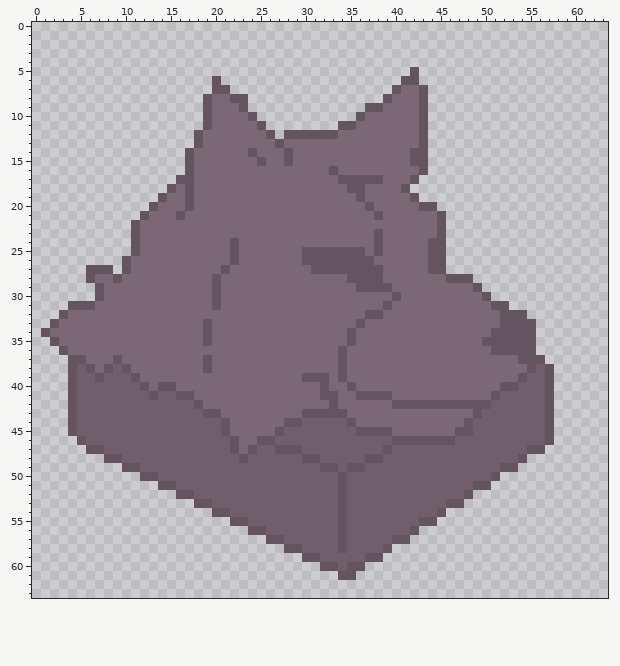
One commit to this pixel-art sprite: CozyAutumnJam_2022/Assets/Art/UI/Card/Icon/PropCard/IconWerewolf_Card.png. Above: the version before the commit.
The file is 64x64 pixels. Colours within 5 levels of each other are drawn and written as one.
The same view after the edit:
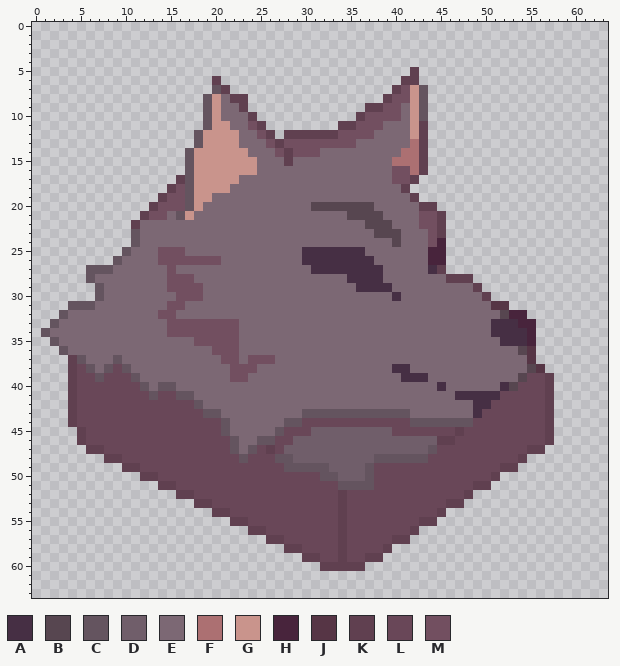
Palette (. is transparent): A #462f44  B #574650  C #64545f  D #705e6a  E #7c6874  F #ac7072  G #c9948c  H #48243c  J #563545  K #604050  L #694758  M #724f60
The exact change:
Changed rows in their new state; - is an unchanged pixel.
first column x 4:
 5 --------------------------------------K---------------
 6 ----------------K--------------------KK---------------
 7 -----------------K------------------KMG---------------
 8 ----------------G-KK---------------KMMG---------------
 9 ----------------G--K-------------KKMM-G---------------
10 ----------------G---K-----------KMMMM-G---------------
11 ----------------GG--MK--------KKMMM---GK--------------
12 ---------------GGGG--MK-KKKKKKMMMM----GK--------------
13 ---------------GGGG---MKMMMMMMMM------FK--------------
14 --------------GGGGGGE--MKMMM---------FFK--------------
15 --------------GGGGGGGE--K-----------FFFK--------------
16 --------------GGGGGGG--------E------MMFK--------------
17 ------------K-GGGGG-----------EEEEE-MMK---------------
18 -----------KM-GGGG-------------EE----K----------------
19 ----------KMM-GG----------------E-----K---------------
20 ---------KMMM-G------------BBBBBBB-----KK-------------
21 --------KMM--G-----------------BBBB----MMK------------
22 -------K-------------------------BBB---MMK------------
23 ----------------------------------BBB---MK------------
24 ------------------E---------------E-B---MH------------
25 ------CE--MMM-----E-------AAAAAAA-E-----HH------------
26 -----CE---MMMMMMM-E-------AAAAAAAA------HH------------
27 -----EE----M-----E---------AAAAAAAA-----AK------------
28 -----E-----MMM--E--------------AAAA-------KKK---------
29 -----------MMMM-E---------------AAAA---------K--------
30 ------------MMM-E-------------------A---------K-------
31 -----------MM---E------------------E-----------JJ-----
32 ----------MM---------------------EE-------------BHH---
33 -----------MMMMMMMM-------------E--------------AAAHH--
34 -----------MMMMMMMM------------E---------------AAAAH--
35 --------------MMMMM------------E--------------EEAAAH--
36 ----------------MMM-----------E----------------EEEBJ--
37 K--------------E-MM-MMM-------E-------------------EJ.-
38 KL---L---------E--MMM---------E-----AA-------------BJ.
39 KLL-LLL-----------MM------EEE-E------AAA----------BLLK
40 KLLLLLLL--------------------E--E---------A------ABLLLK
41 KLLLLLLLL-LL----------------EE--EEEE-------AAAAALLLLLK
42 KLLLLLLLLLLLLL---------------E------EEEEEEEEEAALLLLLLK
43 KLLLLLLLLLLLLLL----------------CCCCCCC-------ALLLLLLLK
44 KLLLLLLLLLLLLLLLL---------LLLLLLLLLLLLCCCCCC-LLLLLLLLK
45 .KLLLLLLLLLLLLLLL-------LLL-----DDDDLLLLLLLKLLLLLLLLLK
46 -KLLLLLLLLLLLLLLLL-----LL-----------DDDDDKKLLLLLLLLLLK
47 --KKLLLLLLLLLLLLLL---LKLDD---------D----CLLLLLLLLLLKK-
48 ----KKLLLLLLLLLLLLL-LLLCC-DD-----D-CCCCCLLLLLLLLLLK---
49 ------KKLLLLLLLLLLLLLLLLCCCC-D-DDCLLLLLLLLLLLLLLKK----
50 --------KKLLLLLLLLLLLLLLLLLLCCD--CLLLLLLLLLLLLLK------
51 ----------KKLLLLLLLLLLLLLLLLLL-CCCLLLLLLLLLLLKK-------
52 ------------KKLLLLLLLLLLLLLLLLKLLLLLLLLLLLLLK---------
53 --------------KKLLLLLLLLLLLLLLKLLLLLLLLLLLKK----------
54 ----------------KKLLLLLLLLLLLLKLLLLLLLLLLK------------
55 ------------------KKLLLLLLLLLLKLLLLLLLLKK-------------
56 --------------------KKLLLLLLLLKLLLLLLLK---------------
57 ----------------------KKLLLLLLKLLLLLKK----------------
58 ------------------------KKLLLLKLLLLK------------------
59 --------------------------KKLLKLLKK-------------------
60 ----------------------------KKKKK---------------------
61 ------------------------------..----------------------
Where, in picture pixels (left, top, right, bottom), the same in both pictures:
changed: (68, 67, 554, 580)
